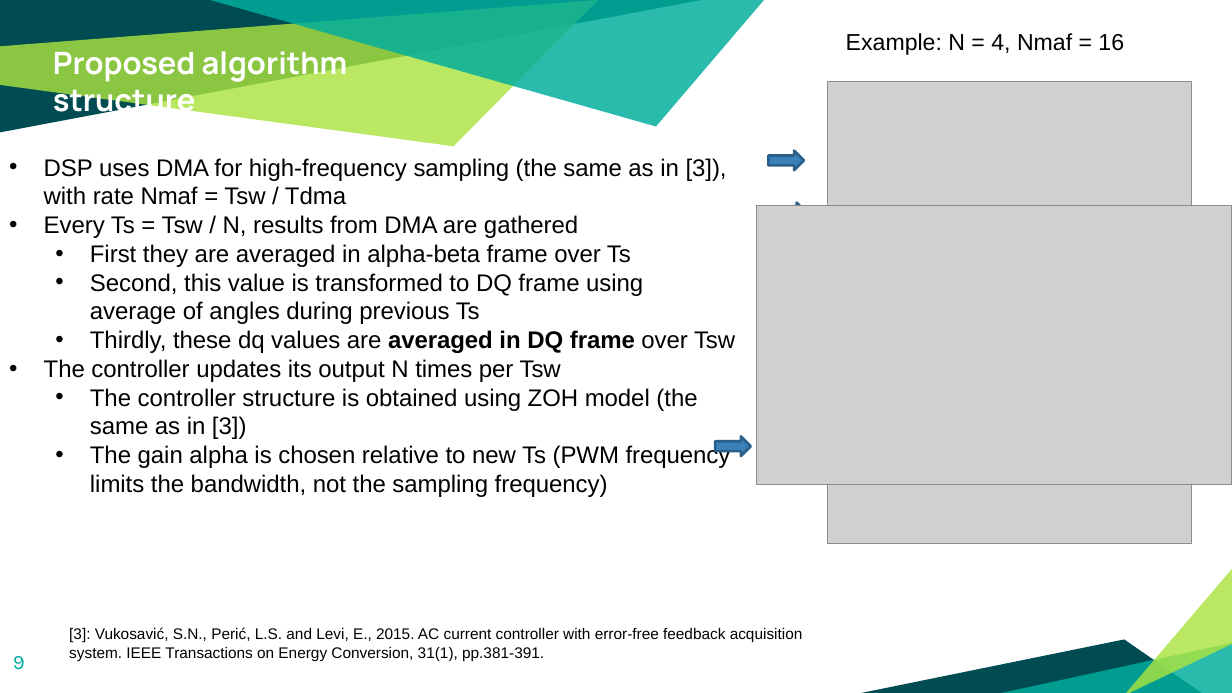
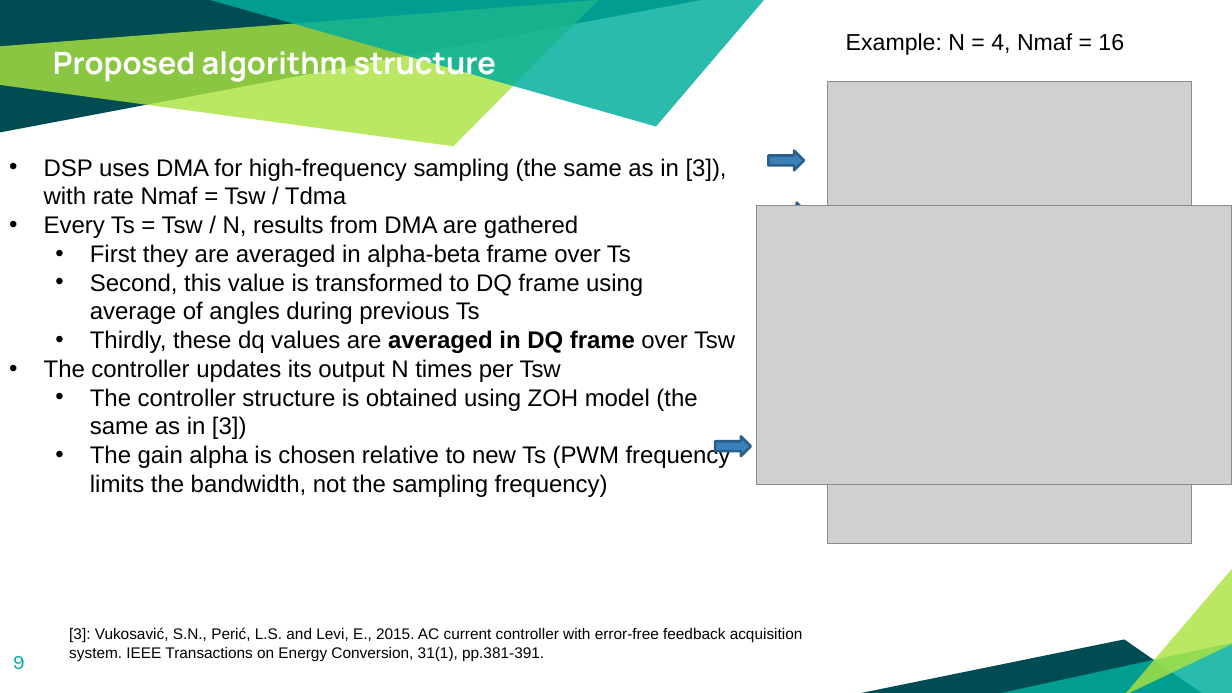
Before and after one commit to Rule2102/DSP_project1, a slide deck: slide 9 of docs/An Improved Current Loop Bandwidth and Axis Decoupling.pptx. Drawn at 1232x693 pixels with LibreOffice and Linux fonts; fonts in the diff are those of the drawing; grey boxes stand for pictures. Boxes give left, top, right and bottom in pixels: in the first picture for what was removed or moved away, otherwise in the second. Text is boxed around its words. In the diff, an @@ line names an element or a change of style, - is before the commit and + after.

```diff
--- a/docs/An Improved Current Loop Bandwidth and Axis Decoupling.pptx
+++ b/docs/An Improved Current Loop Bandwidth and Axis Decoupling.pptx
@@ text "Proposed algorithm structure" rewrapped from (53,51,348,120) to (53,46,495,83) @@
```
Also in this commit, not shown: 3 other slides changed.
